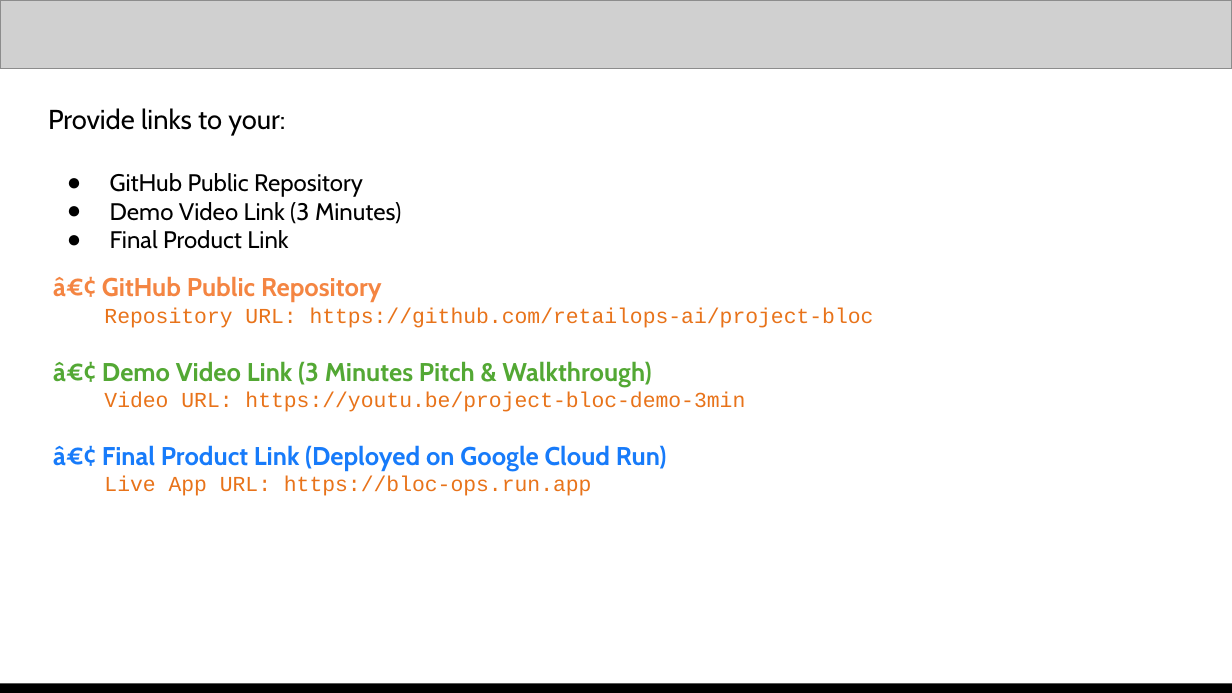
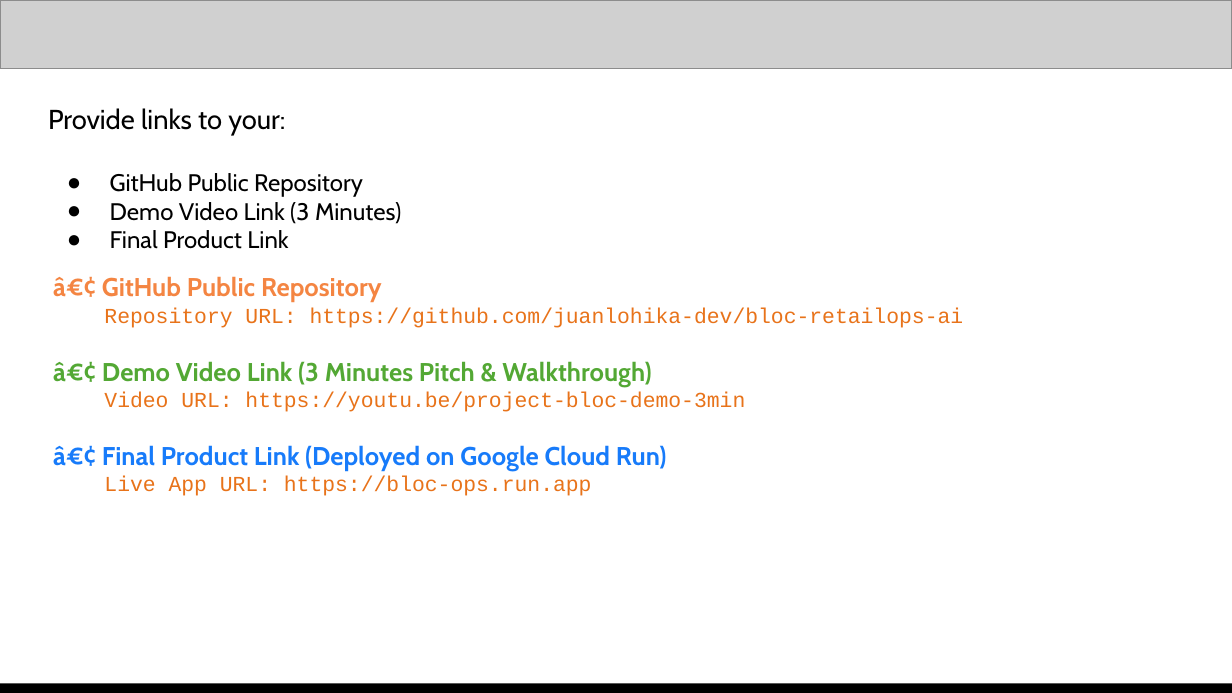
Before and after one commit to juanlohika-dev/bloc-retailops-ai, a slide deck: slide 14 of Submission Template _ AI Builder Cup _ Team RetailOps AI.pptx. Drawn at 1232x693 pixels with LibreOffice and Linux fonts; fonts in the diff are those of the drawing; grey boxes stand for pictures. Boxes give left, top, right and bottom in pixels: in the first picture for what was removed or moved away, otherwise in the second. Text is boxed around its words. In the diff, an @@ line names an element or a change of style, - is before the commit and + after.

Commit message:
chore(pitch): update Slide 14 repository URL to juanlohika-dev/bloc-retailops-ai

```diff
--- a/Submission Template _ AI Builder Cup _ Team RetailOps AI.pptx
+++ b/Submission Template _ AI Builder Cup _ Team RetailOps AI.pptx
@@ text at [104,308,964,328]: text changed @@
-Repository URL: https://github.com/retailops-ai/project-bloc
+Repository URL: https://github.com/juanlohika-dev/bloc-retailops-ai
```
